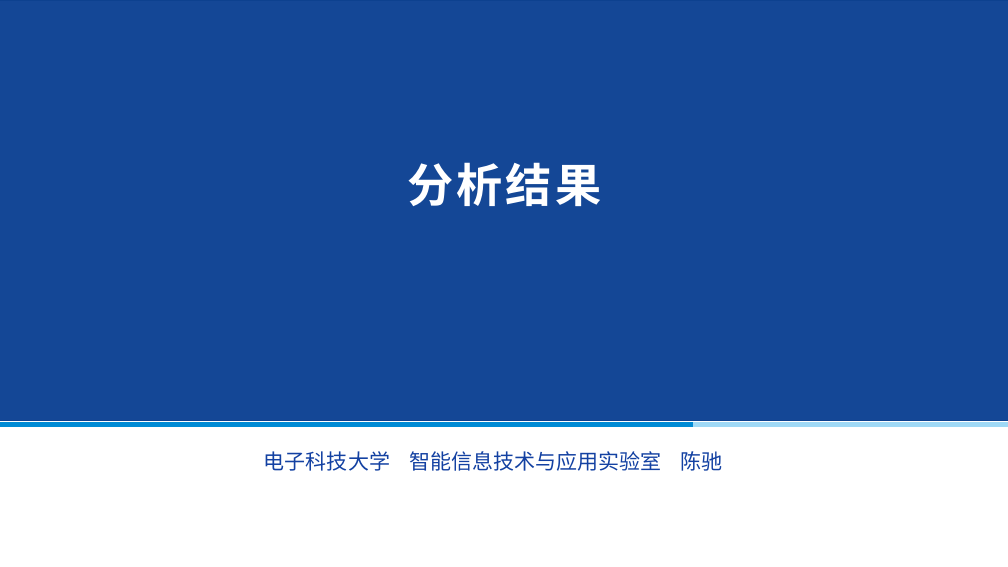
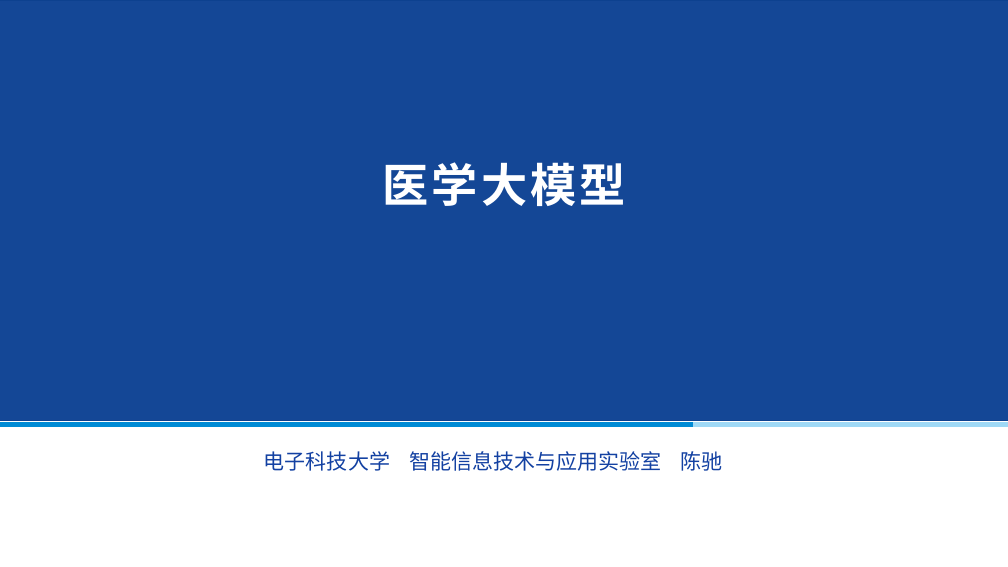
Before and after one commit to liweiyadeclot/GraduateStage1, a slide deck: slide 1 of LLM/医学大模型.pptx. Drawn at 1008x567 pixels with LibreOffice and Linux fonts; fonts in the diff are those of the drawing; grey boxes stand for pictures. Boxes give left, top, right and bottom in pixels: in the first picture for what was removed or moved away, otherwise in the second. Text is boxed around its words. In the diff, an @@ line names an element or a change of style, - is before the commit and + after.

```diff
--- a/LLM/医学大模型.pptx
+++ b/LLM/医学大模型.pptx
@@ text at [382, 162, 626, 206]: text changed @@
-分析结果
+医学大模型
```
Also in this commit, not shown: 2 other slides changed.
